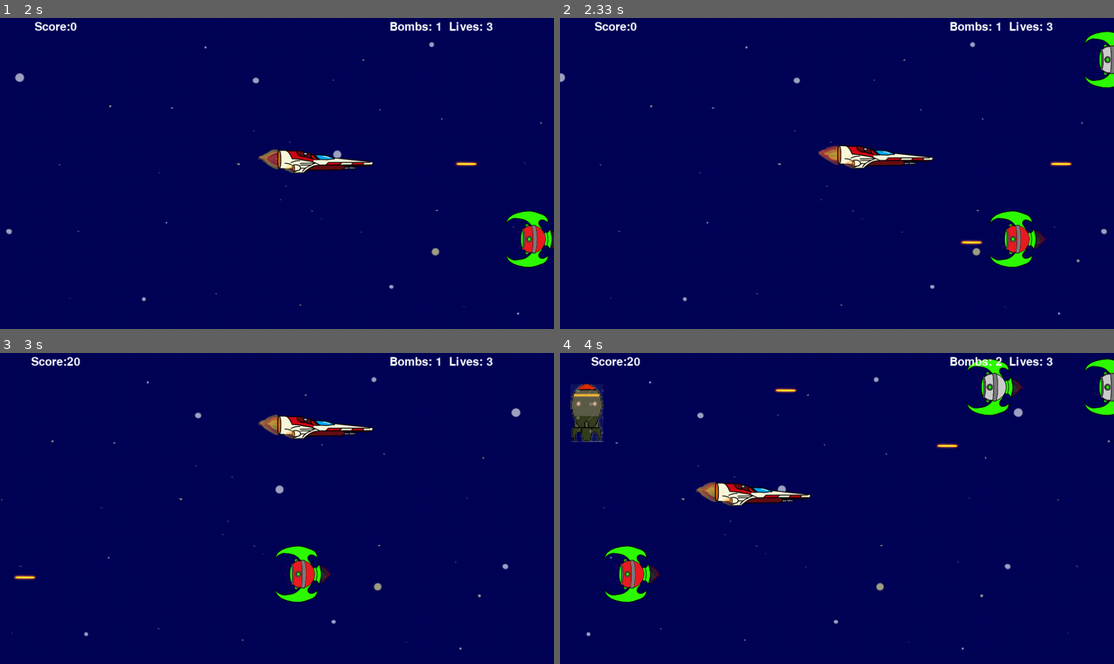
Above: before the commit, frames 1-4 (two rows, left to right).
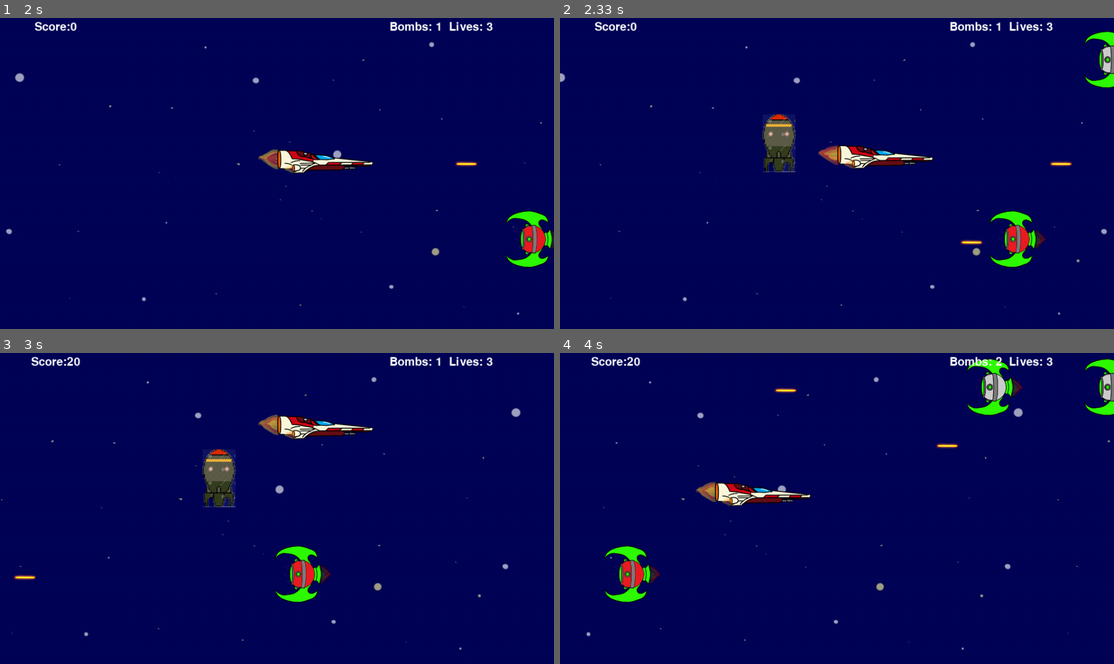
Above: after the commit, the same moments.

Repository: Demi-hero/UoN_Game_Project
Game: pygame game, started from Main.py
The game is run twice, just before and just after one commit, with the same random seed, the same clock (stepped at 60 frames per second) and the same inputs.
Inputs:
- Up to frame 1 (2 s): tap Space at 0.33, 1.28, 1.58, 1.83 s; hold P 0.67-1.13 s; hold Right 0.67-1.13 s; hold P 1.22-1.68 s; hold Right 1.22-1.68 s; hold Right from 1.77 s (still down)
- Up to frame 2 (2.33 s): tap Space at 2.13 s; release Right at 2.23 s; hold Up from 2.32 s (still down)
- Up to frame 3 (3 s): tap Space at 2.38, 2.72 s; release Up at 2.62 s; hold Right from 2.65 s (still down)
- Up to frame 4 (4 s): tap Space at 3.02, 3.22, 3.52, 3.78 s; release Right at 3.12 s; hold Left 3.15-3.68 s; hold Down from 3.72 s (still down)

Frame 1 is identical in both runs. In frame 2, 0.9% of the frame differs, in the area x 36-43%, y 30-50%; in frame 3, 0.9%; in frame 4, 0.9%, in the area x 1-8%, y 9-29%.

Commit message:
minor fixes to current code base
Pause + B does nothing now
Chaned some code together
removed redundant white space

Diff:
--- a/Main.py
+++ b/Main.py
@@ -48,7 +48,6 @@
                 Alien1.draw()
                 AlienSmart.draw()
                 AlBullet.draw()
-
                 Board.update()
                 Bullet1.update()
                 # passes main (self) to alien update and detect_collision to update score and lives
--- a/eventhandler.py
+++ b/eventhandler.py
@@ -61,7 +61,8 @@
             if self.paused:
                 self.on_exit()
         elif event.key == pyg.K_b:
-            self.on_bomb(board, Tokens, files)
+            if not self.paused:
+                self.on_bomb(board, Tokens, files)
 
     def on_bomb(self, board, Tokens, files):
         if self.bombs > 0:
--- a/gamedata.py
+++ b/gamedata.py
@@ -349,12 +349,13 @@
         self.powers_dict = {0: [pyg.image.load(os.path.join("images", "hero_life.png")), 93, 25, self.extra_life],
                             1: [pyg.image.load(os.path.join("images", "bomb.png")), 58, 100, self.extra_bomb]}
         self.starttime = time.time()
-
+        for key in self.powers_dict:
+            print("{} : {}".format(key, self.powers_dict[key]))
         self.power_up = []
-        self.spawn_pos = (0,0)
+        self.spawn_pos = (0, 0)
 
     def spawn(self, player):
-        if (time.time() - self.starttime)//1 == 3 and not self.spawned:
+        if (time.time() - self.starttime)//1 == 2 and not self.spawned:
             # generate a random number between 0 and however many
             self.power_up = self.powers_dict[randint(0, 1)]
             print(self.power_up)
@@ -363,9 +364,9 @@
             self.hitbox = pyg.Rect(self.spawn_pos[0], self.spawn_pos[1], self.power_up[1], self.power_up[2])
             self.spawned = True
             Background.screen.blit(self.power_up[0],self.spawn_pos)
-        elif (time.time() - self.starttime)//1 == 10:
+        elif (time.time() - self.starttime)//1 == 4:
             self.starttime = time.time()
-            self.spawn_pos = (randint(BORDER, (WIDTH//2)-self.power_up[1]),
+            self.spawn_pos = (randint(BORDER, ((WIDTH//2)-self.power_up[1])),
                               randint(BORDER, HEIGHT-BORDER-self.power_up[2]))
             self.spawned = False
         elif self.spawned:
@@ -383,8 +384,7 @@
 
     def collection(self, player):
         # how to tell when player and powerup hitboxes collied
-        player_hitbox = player.get_hitbox()
-        if self.hitbox.colliderect(player_hitbox):
+        if self.hitbox.colliderect(player.get_hitbox()):
             self.pickup.play()
             self.power_up[3]()
             self.spawned = False
